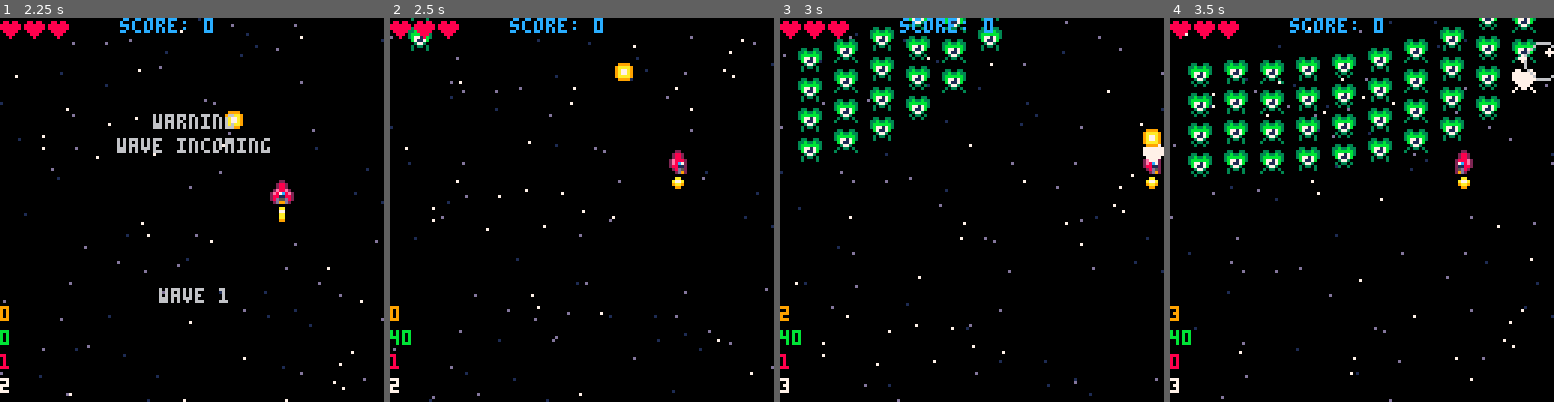
Above: before the commit, frames 1-4 (left to right).
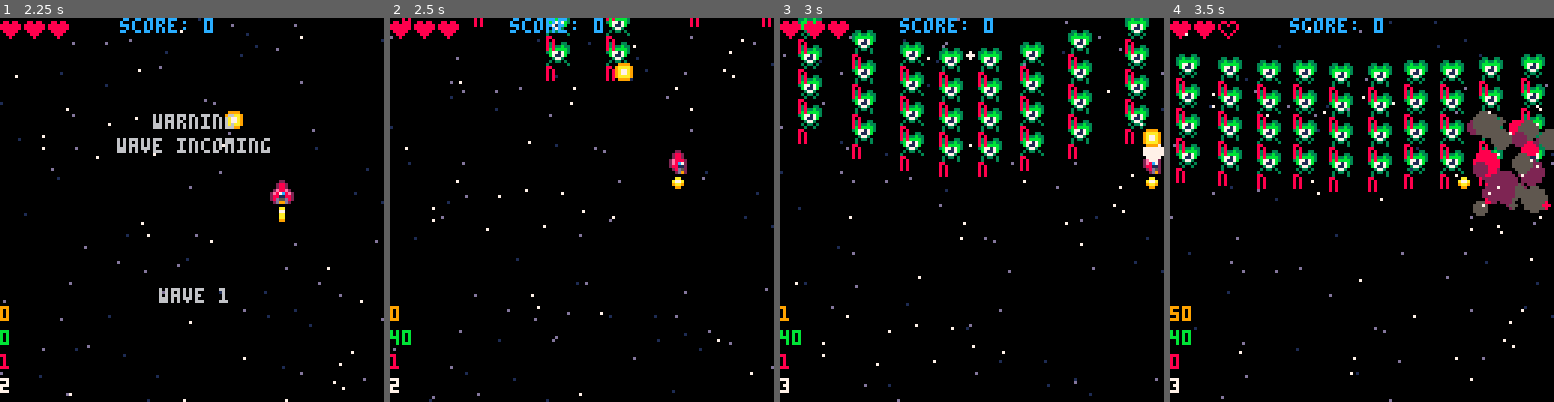
Above: after the commit, the same moments.

Repository: sirchras/p8-shmup
Game: PICO-8 cartridge shmup.p8
Same seed, same stepped clock (60 frames per second), same inputs: the game is played once before the commit and once after it.
Inputs:
- Up to frame 1 (2.25 s): tap X (X key) at 0.33, 1.07, 1.85 s; tap O (Z key) at 0.7, 1.7, 2.1 s; hold Right 1.6-2.1 s; hold Up from 2.15 s (still down)
- Up to frame 2 (2.5 s): release Up at 2.42 s; hold Right from 2.47 s (still down)
- Up to frame 3 (3 s): keep holding Right; tap O (Z key) at 2.5, 2.9 s; tap X (X key) at 2.97 s
- Up to frame 4 (3.5 s): release Right at 3.03 s; hold Left from 3.08 s (still down); tap O (Z key) at 3.3 s

Frame 1 is identical in both runs. In frame 2, 1.3% of the frame differs, in the area x 3-100%, y 0-17%; in frame 3, 13%; in frame 4, 19%, in the area x 0-100%, y 0-79%.

Commit message:
wip: add attack behavior, update spawn

Diff:
--- a/shmup.p8
+++ b/shmup.p8
@@ -266,31 +266,40 @@
 end
 
 --spawn a row of enemies
+-- this is a math nightmare
+-- and prob should be fixed
 function spawnenemies(row,i)
 	local x,y=6,-10*(i+1)
 	local etyp={green,spinner,
 		jelly}
 	for i=1,#row do
-		local et=etyp[row[i]]
+		local et,e,x0=etyp[row[i]]
 		if (not et) goto nxt
-		e=spawnenemy(et,x,y)
-		e.wait=i*3
+		x0=64+24*(i-(#row/2)-0.5)
+		e=spawnenemy(et,x0,y)
+		--perhaps vectors?
+		e.tx,e.ty=x,y+56
+		--this could use trig if i felt extra
+--		e.wait=i*3
+		e.wait=abs(i-(#row/2)-0.5)*3
+--		e.wait=(5-abs(i-(#row/2)-0.5))*3
 		::nxt::
 		x+=(e and e.spx*8 or 8)+4
 	end
 end
 
-function spawnenemy(typ,x,y,tx,ty)
-	local x=x or rnd(120)
+function spawnenemy(typ,x,y)
 	local e=typ:new{
-		x=x,
+		x=x or rnd(120),
 		y=y or -8,
-		--perhaps vectors?
-		tx=tx or x,
-		ty=y+56
 	}
 	add(enemies,e)
 	return e
+end
+
+--select random enemy
+function selectenemy()
+	local e=rnd(enemies)
 end
 
 --spawn explosion pfx
@@ -718,6 +727,11 @@
 	pal() --reset palette
 	--debug
 --	print(self.y,self.x,self.y+8,8)
+--	if (self.wait) print(self.wait,self.x,self.y+8,8)
+	local atk=(self.act==self.atk)
+	local adv=(self.act==self.adv)
+	local hold=(self.act==self.hold)
+	print(hold and "y" or "n",self.x,self.y+8,8)
 end
 function enemy:flash()
 	--flash white on dmg
@@ -736,13 +750,19 @@
 	--well better at least...
 --	self.y+=3
 	--add basic easing
+	self.x+=(self.tx-self.x)/8
 	self.y+=(self.ty-self.y)/8
-	if self.y>=self.ty then
+	if abs(self.y-self.ty)<0.5 then
+		self.y=self.ty
+		self.x=self.tx
 		self.act=self.hold
 	end
 end
 function enemy:hold()
 	--do something?
+end
+function enemy:atk()
+	--attack
 end
 
 --default green enemy
